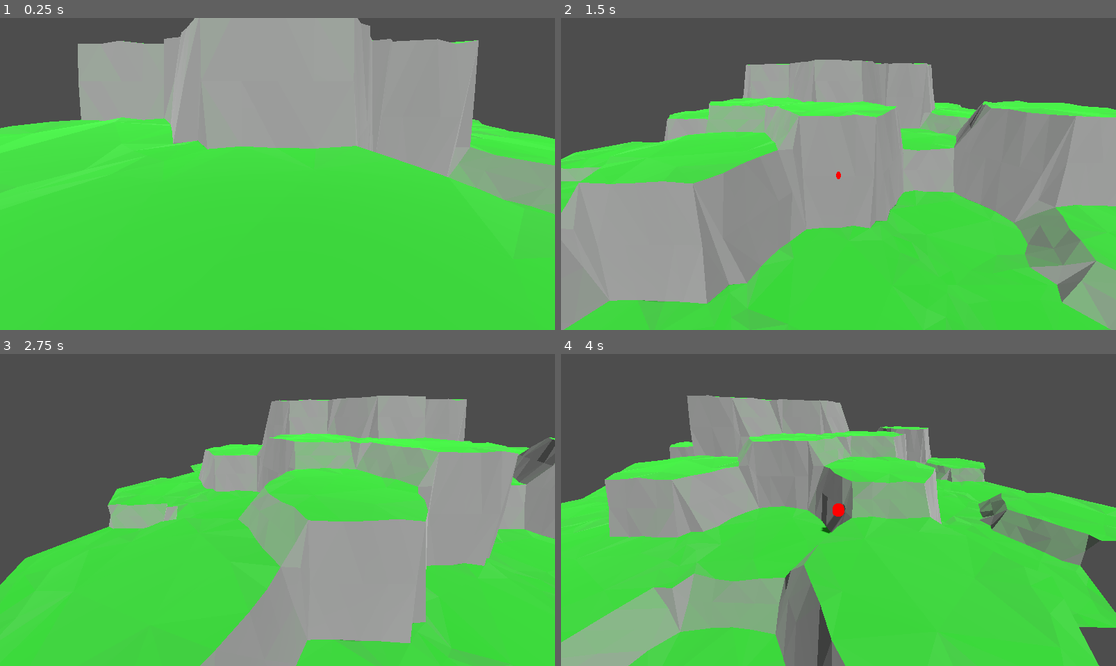
Above: before the commit, frames 1-4 (two rows, left to right).
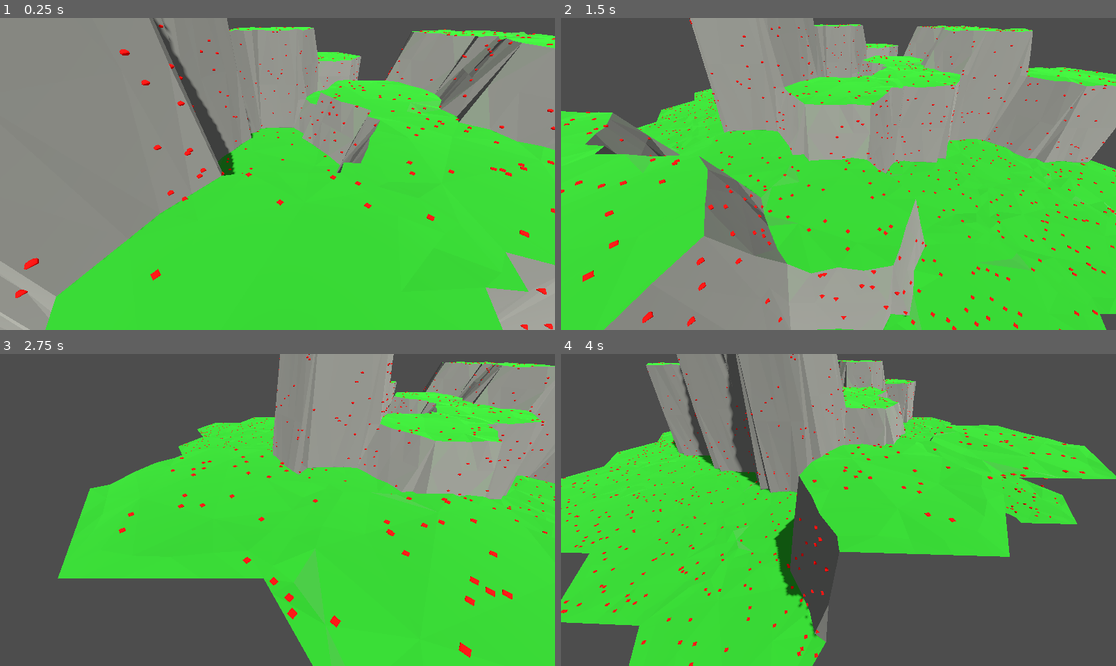
Above: after the commit, the same moments.

Repository: vincentwoelfer/hex
Game: Godot game, scene res://scenes/dev/MapGeneration.tscn
The game is run twice, just before and just after one commit, with the same random seed, the same clock (stepped at 60 frames per second) and the same inputs.
Inputs (mouse positions are in pixels of both pictures, inside the frame that each line leads up to):
- Up to frame 1 (0.25 s): no input
- Up to frame 2 (1.5 s): tap Enter at 0.5 s; move the mouse to (960, 158) at 0.52 s; hold S (move_cam_backward) 0.53-1.28 s; move the mouse to (727, 189) at 1.27 s; tap W (move_cam_forward) at 1.35 s
- Up to frame 3 (2.75 s): move the mouse to (333, 441) at 2.02 s; hold A (move_cam_left) from 2.03 s (still down)
- Up to frame 4 (4 s): move the mouse to (810, 572) at 2.77 s; release A (move_cam_left) at 2.78 s; tap D (move_cam_right) at 2.85 s; move the mouse to (1005, 556) at 3.52 s; hold Q (rotate_cam_left) from 3.53 s (still down)

The runs differ from the first frame. In frame 1, 51% of the frame differs, in the area x 0-100%, y 0-100%; in frame 2, 59%; in frame 3, 49%; in frame 4, 58%.

Commit message:
Implement (bad) surface sampling

Diff:
--- a/scenes/dev/MapGeneration.tscn
+++ b/scenes/dev/MapGeneration.tscn
@@ -20,6 +20,8 @@
 
 [node name="DirectionalLight3D" type="DirectionalLight3D" parent="."]
 transform = Transform3D(1, 0, 0, 0, 0.5, 0.866025, 0, -0.866025, 0.5, 0, 7, 0)
+light_color = Color(1, 1, 0.941176, 1)
+light_angular_distance = 1.75
 shadow_enabled = true
 
 [node name="HexConstModifier" parent="." instance=ExtResource("5_7csfd")]
@@ -32,4 +34,5 @@
 extra_verts_per_center = 5
 
 [node name="MapGeneration" type="Node3D" parent="."]
+transform = Transform3D(1, 0, 0, 0, 1, 0, 0, 0, 1, 0, 0.5, 0)
 script = ExtResource("1_2h4g3")
--- a/src/CameraController.gd
+++ b/src/CameraController.gd
@@ -28,9 +28,12 @@
 
 # Export parameters
 var horizontalDistance: float = 6.0
-var height: float = 3.0
+var height: float = 5.0
 var zoom: float = 1.0
 var zoomTarget: float = 1.0
+# higher value = further away
+var zoom_min: float = 0.075
+var zoom_max: float = 7.0
 
 var lookAtPoint: Vector3
 var followPoint: Vector3
@@ -39,7 +42,7 @@
 # current rotation in angle
 var currRotation: float = 0
 
-var speed: float = 11
+var speed: float = 12
 var rotationLerpSpeed: float = 7.0
 var lerpSpeed: float = 8.0 # almost instant
 
@@ -59,7 +62,7 @@
 		zoomTarget -= 0.25
 	if Input.is_action_pressed("zoom_cam_backward"):
 		zoomTarget += 0.25
-	zoomTarget = clampf(zoomTarget, 0.05, 2.0)
+	zoomTarget = clampf(zoomTarget, zoom_min, zoom_max)
 
 func getInputVec() -> Vector3:
 	var inputDir := Vector3.ZERO
@@ -80,7 +83,7 @@
 
 	# Default Orientation = 1 -> Forward = -Z , this is archived with 90° into sin/cos
 	# Thats why we subtract 90°
-	var forwardAngle := deg_to_rad((60.0 * orientation + 30.0) - 90.0) # Actually forwars
+	var forwardAngle := deg_to_rad((60.0 * orientation + 30.0) - 90.0) # Actually forward
 
 	currRotation = lerp_angle(currRotation, forwardAngle, rotationLerpSpeed * delta)
 	var forwardDir := Vector3(0, 0, -1).rotated(Vector3.UP, currRotation) # not actually forward, lerps
@@ -89,11 +92,11 @@
 	var inputDir := inputDirRaw.rotated(Vector3.UP, forwardAngle)
 
 	# Move follow point, lookAtPoint follows this
-	followPoint += inputDir * speed * delta
+	followPoint += inputDir * (speed + zoom / 3.0) * delta
 	lookAtPoint.x = lerpf(lookAtPoint.x, followPoint.x, lerpSpeed * delta)
 	lookAtPoint.z = lerpf(lookAtPoint.z, followPoint.z, lerpSpeed * delta)
 
-	draw_debug_sphere(lookAtPoint, maxf(zoomTarget * 0.25, 0.025))
+	draw_debug_sphere(lookAtPoint, maxf(zoomTarget * 0.1, 0.025))
 
 	# Camera position
 	var camPos := lookAtPoint
--- a/src/GenerateMap.gd
+++ b/src/GenerateMap.gd
@@ -16,6 +16,7 @@
 			var s := -q - r
 			var hex := HexPos.new(q, r, s)
 
+			# More north = heigher (for testing)
 			# var north: int = ceilf((s - r)) as int
 			# var h: int = maxi(0, north)
 			# var f2: float = sqrt(3.0) / 2.0
@@ -23,13 +24,14 @@
 			# var north: float = -(f2 * q + f3 * r)
 			# var height: int = maxi(0, roundf(north + 1) as int)
 
-			var height: int = (N - hex.magnitude()) * 2 + randi_range(-2, 2)
-			height = clampi(height, 0, 20)
+			var height: int = (N - hex.magnitude()) * 2 + randi_range(-1, 1) * 4
+			height = clampi(height, 0, 40)
+
 			# var x := HexPos.hexpos_to_xyz(hex).x
 			# var y := HexPos.hexpos_to_xyz(hex).y
 			# var hash_: int = hex.hash()
+			#print("Adding with x/y= %5.2f / %5.2f| q=%d r=%d s=%d hash=%d \t| north= %3.1f | height= %d" % [x, y, hex.q, hex.r, hex.s, hash_, north, height])
 
-			#print("Adding with x/y= %5.2f / %5.2f| q=%d r=%d s=%d hash=%d \t| north= %3.1f | height= %d" % [x, y, hex.q, hex.r, hex.s, hash_, north, height])
 			map.add_hex(hex, height)
 
 	EventBus.Signal_HexConstChanged.connect(generate_geometry)
--- a/src/HexGeometry.gd
+++ b/src/HexGeometry.gd
@@ -5,6 +5,8 @@
 # Class variables
 var terrainMesh: MeshInstance3D
 var triangles: Array[Triangle]
+var sampler: PolygonSurfaceSampler
+
 
 class AdjacentHex:
 	var height: int
@@ -15,9 +17,10 @@
 		self.type = type_
 
 
-# Input
+# Input Variables
 var adjacent_hex: Array[AdjacentHex] = [AdjacentHex.new(3, ""), AdjacentHex.new(3, ""), AdjacentHex.new(1, ""), AdjacentHex.new(1, ""), AdjacentHex.new(0, ""), AdjacentHex.new(-1, "")]
 var height: int = 1
+
 
 func _init() -> void:
 	terrainMesh = MeshInstance3D.new()
@@ -25,12 +28,13 @@
 	terrainMesh.material_override = load("res://DefaultMaterial.tres")
 
 	add_child(terrainMesh, true)
-	#terrainMesh.owner = self
+
 
 # Called when the node enters the scene tree for the first time.
 func _ready() -> void:
 	EventBus.Signal_HexConstChanged.connect(generate)
 	generate()
+
 
 func generate() -> void:
 	var verts_inner := generateFullHexagonNoCorners(HexConst.inner_radius, HexConst.extra_verts_per_side, HexConst.core_circle_smooth_strength)
@@ -75,6 +79,12 @@
 	st.generate_normals()
 	terrainMesh.mesh = st.commit()
 
+	# Recreate triangle sampler
+	self.sampler = PolygonSurfaceSampler.new(self.triangles)
+
+	for i in range(50):
+		addSphere(self.sampler.get_random_point())
+
 	# Only for debugging
 	#terrainMesh.create_debug_tangents()
 
@@ -82,6 +92,30 @@
 	var mdt := MeshDataTool.new()
 	mdt.create_from_surface(terrainMesh.mesh as ArrayMesh, 0)
 	#print("Generated HexGeometry: ", mdt.get_vertex_count(), " vertices, ", mdt.get_face_count(), " faces")
+
+
+func addSphere(pos : Vector3) -> void:
+	 # Create a new MeshInstance3D
+	var sphere_instance := MeshInstance3D.new()
+
+	# Create a SphereMesh
+	var sphere_mesh := SphereMesh.new()
+	sphere_mesh.radius = 0.07  # Set radius of the sphere
+	sphere_mesh.height = 0.07  # Adjust height if needed
+	sphere_mesh.radial_segments = 4  # Number of radial segments (more = smoother)
+	sphere_mesh.rings = 4  # Number of rings (more = smoother)
+
+	# Bright red material (unshaded).
+	var material := StandardMaterial3D.new()
+	material.albedo_color = Color(1, 0, 0)
+	sphere_mesh.surface_set_material(0, material)
+
+	sphere_instance.mesh = sphere_mesh
+
+	# Add the sphere to the current scene
+	add_child(sphere_instance)
+	# Optionally, you can adjust its position
+	sphere_instance.position = pos
 
 
 static func modifyOuterVertexHeights(verts_outer: Array[Vector3], adjacent: Array[AdjacentHex], own_height: int) -> void:
--- /dev/null
+++ b/src/PolygonSurfaceSampler.gd
@@ -0,0 +1,51 @@
+class_name PolygonSurfaceSampler
+
+var area_weights: Array[float]
+var triangles: Array[Triangle]
+
+
+func _init(triangles_: Array[Triangle]) -> void:
+	self.triangles = triangles_
+	_calculate_area_weights()
+
+
+func get_random_point() -> Vector3:
+	var tri_idx: int = _weighted_random_choice(self.area_weights)
+	var tri: Triangle = self.triangles[tri_idx]
+	return tri.getRandPoint()
+
+
+func get_random_points(num_points: int) -> Array[Vector3]:
+	var points: Array[Vector3] = []
+	points.resize(num_points)
+	for i in range(num_points):
+		points[i] = self.get_random_point()
+	return points
+
+
+func _calculate_area_weights() -> void:
+	var areas: Array[float] = []
+	var total_area: float = 0.0
+	for tri in self.triangles:
+		var area: float = tri.getArea()
+		areas.append(area)
+		total_area += area
+
+	self.area_weights.clear()
+	for area in areas:
+		area_weights.append(area / total_area)
+
+
+func _weighted_random_choice(weights: Array[float]) -> int:
+	var total_weight: float = 0.0
+	for weight in weights:
+		total_weight += weight
+
+	var rand: float = randf() * total_weight
+	for i in range(weights.size()):
+		if rand < weights[i]:
+			return i
+		rand -= weights[i]
+
+	# Fallback in case of rounding errors
+	return weights.size() - 1
--- a/src/Triangle.gd
+++ b/src/Triangle.gd
@@ -17,6 +17,16 @@
 	self.color = color_
 	assert(a != b and a != c and b != c, "Triangle points must be different")
 
+	# For testing, set color based on incline
+	var incline := calculateInclineDeg()
+	if incline <= 12.0:
+		incline = 0
+	incline = clampf(incline / 70.0, 0, 1)
+
+	var green := Color.FOREST_GREEN
+	var gray := Color.DIM_GRAY
+	color = green.lerp(gray, incline)
+
 func getArea() -> float:
 	return 0.5 * (b - a).cross(c - a).length()
 
@@ -30,15 +40,7 @@
 	return a * u + b * v + c * w
 
 func addToSurfaceTool(st: SurfaceTool) -> void:
-	var incline := calculateInclineDeg()
-
-	incline = clampf(incline / 70.0, 0, 1)
-	var green := Color.FOREST_GREEN
-	var gray := Color.DIM_GRAY
-	var col := green.lerp(gray, incline)
-
-	st.set_color(col)
-
+	st.set_color(color)
 	st.set_smooth_group(-1)
 	st.add_vertex(a)
 	st.set_smooth_group(-1)
